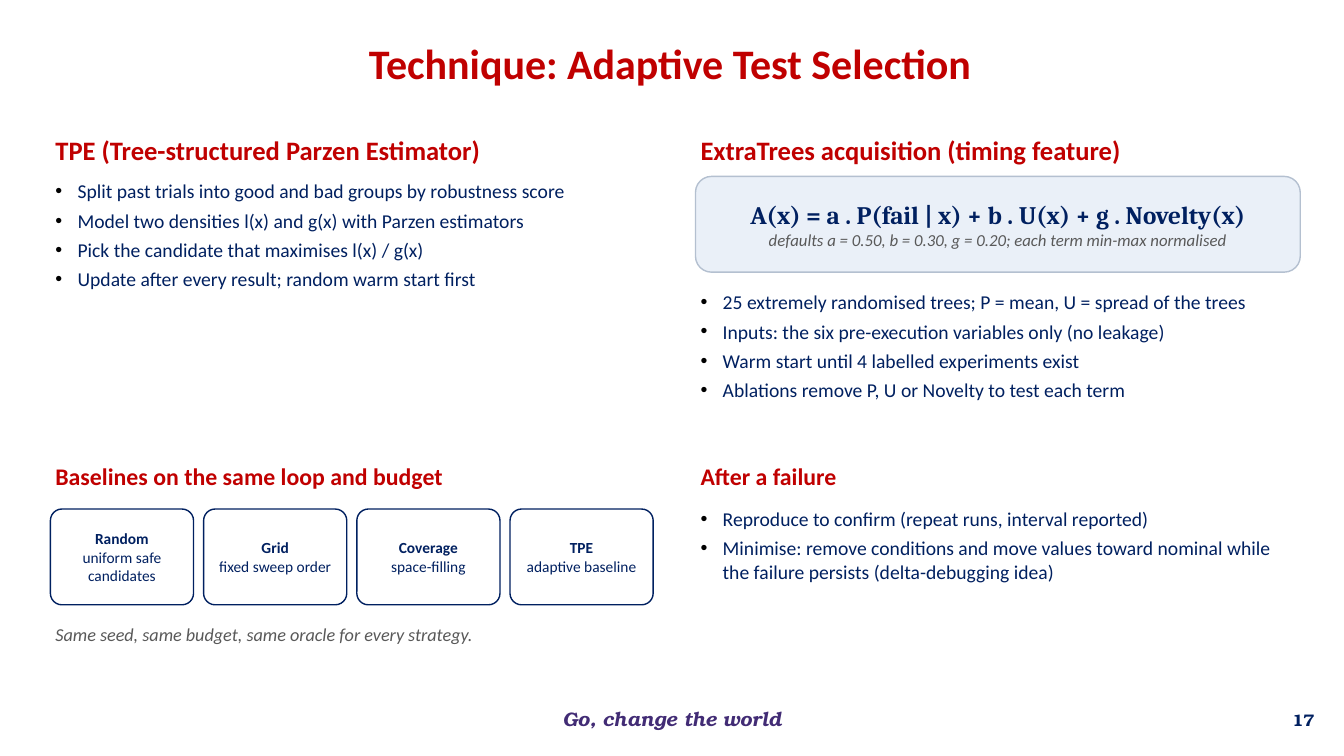
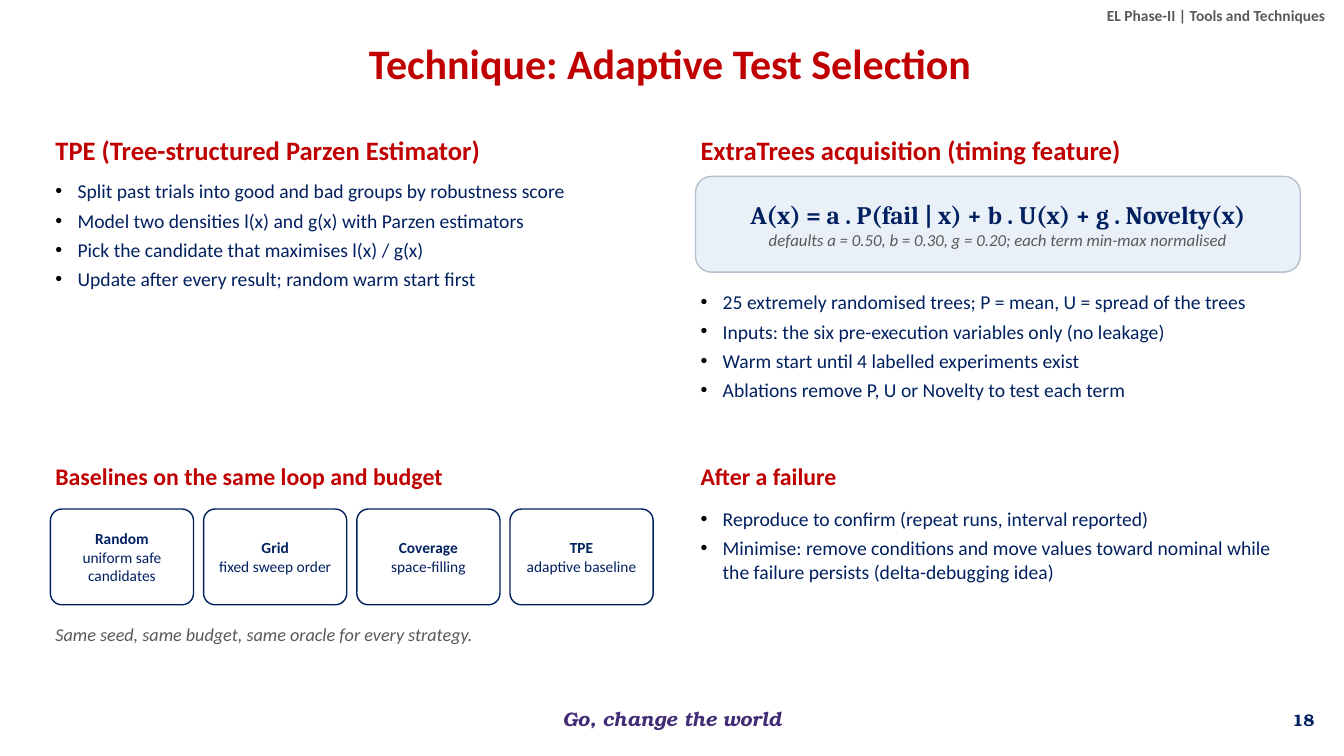
Before and after one commit to overclocked-2124/ChipCheck, a slide deck: slide 18 of docs/presentation/AI-Driven Adaptive Physical Testing for Embedded Systems - Phase 2.pptx (slide 17 before the commit). Drawn at 1344x756 pixels with LibreOffice and Linux fonts; fonts in the diff are those of the drawing; background and template pictures are left out. Boxes give left, top, right and bottom in pixels: in the first picture for what was removed or moved away, otherwise in the second. Text is boxed around its words. In the diff, an @@ line names an element or a change of style, - is before the commit and + after.

```diff
--- a/docs/presentation/AI-Driven Adaptive Physical Testing for Embedded Systems - Phase 2.pptx
+++ b/docs/presentation/AI-Driven Adaptive Physical Testing for Embedded Systems - Phase 2.pptx
@@ text added at (1107, 10, 1325, 24), 11 pt, text #595959, bold @@
+EL Phase-II | Tools and Techniques
@@ page number at (1292, 714, 1314, 727): text changed @@
-17
+18
```
Also in this commit, not shown: 16 other slides changed, 4 slides added, 1 slide removed.
